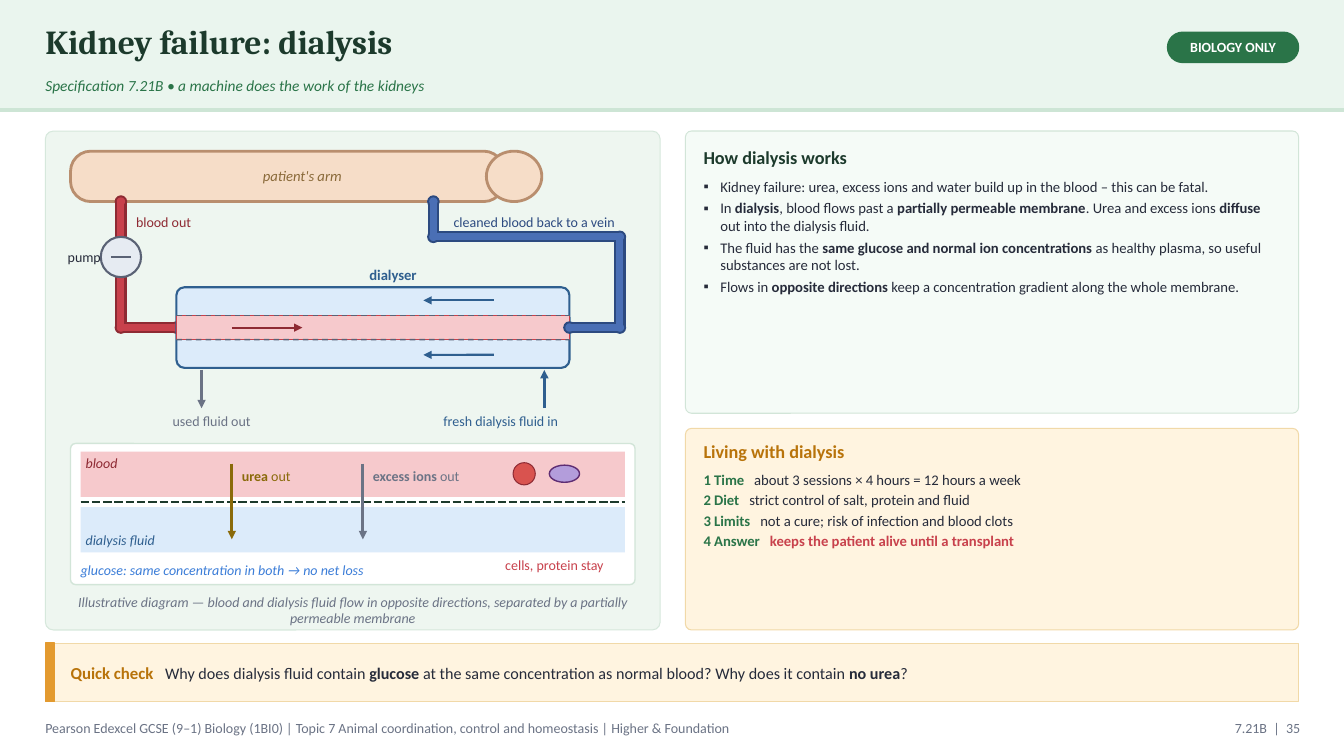
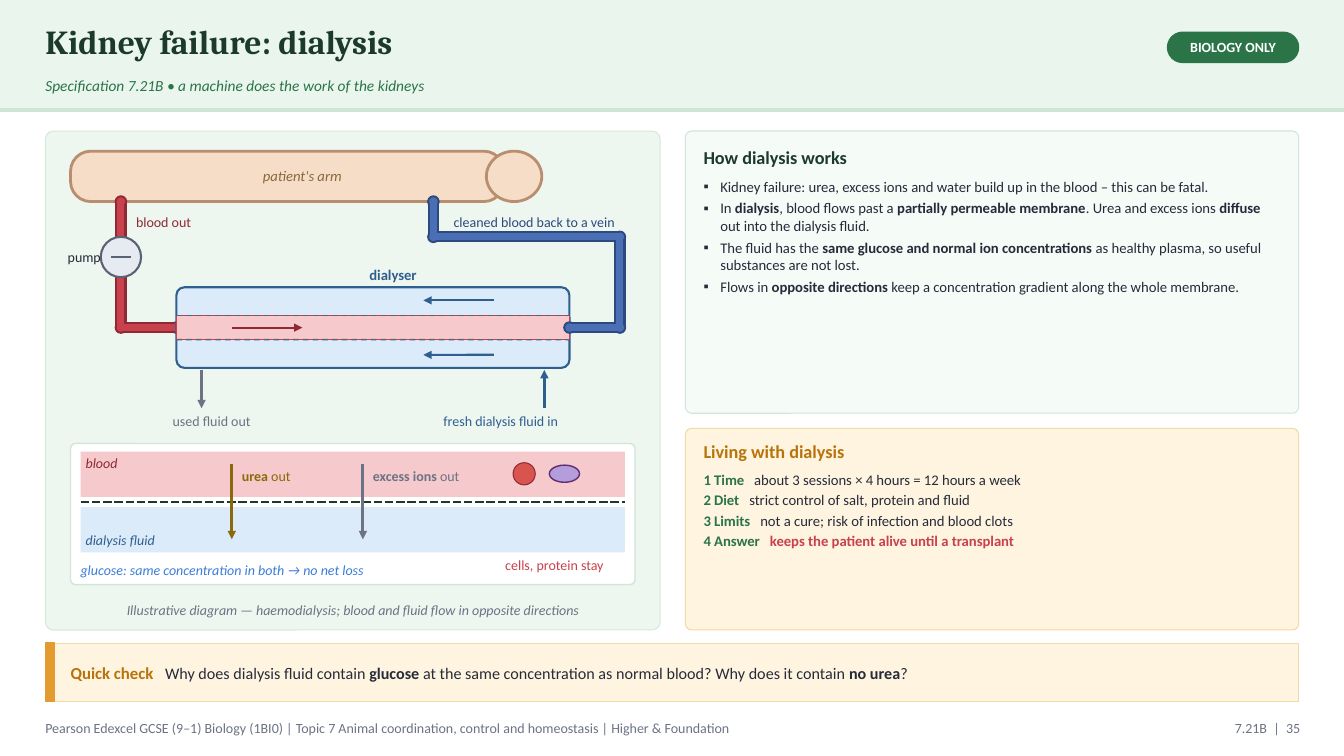
Before and after one commit to pstephenphilip-ship-it/Piri-MBBS, a slide deck: slide 35 of gcse-slides/edexcel-biology/EDX_1BI0_T7_CoordinationHomeostasis.pptx. Drawn at 1344x756 pixels with LibreOffice and Linux fonts; fonts in the diff are those of the drawing. Boxes give left, top, right and bottom in pixels: in the first picture for what was removed or moved away, otherwise in the second. Text is boxed around its words. In the diff, an @@ line names an element or a change of style, - is before the commit and + after.

```diff
--- a/gcse-slides/edexcel-biology/EDX_1BI0_T7_CoordinationHomeostasis.pptx
+++ b/gcse-slides/edexcel-biology/EDX_1BI0_T7_CoordinationHomeostasis.pptx
@@ text at [127,605,579,618]: text changed @@
-Illustrative diagram — blood and dialysis fluid flow in opposite directions, separated by a partially permeable membrane
+Illustrative diagram — haemodialysis; blood and fluid flow in opposite directions
```
Also in this commit, not shown: 18 other slides changed, 1 other file.
